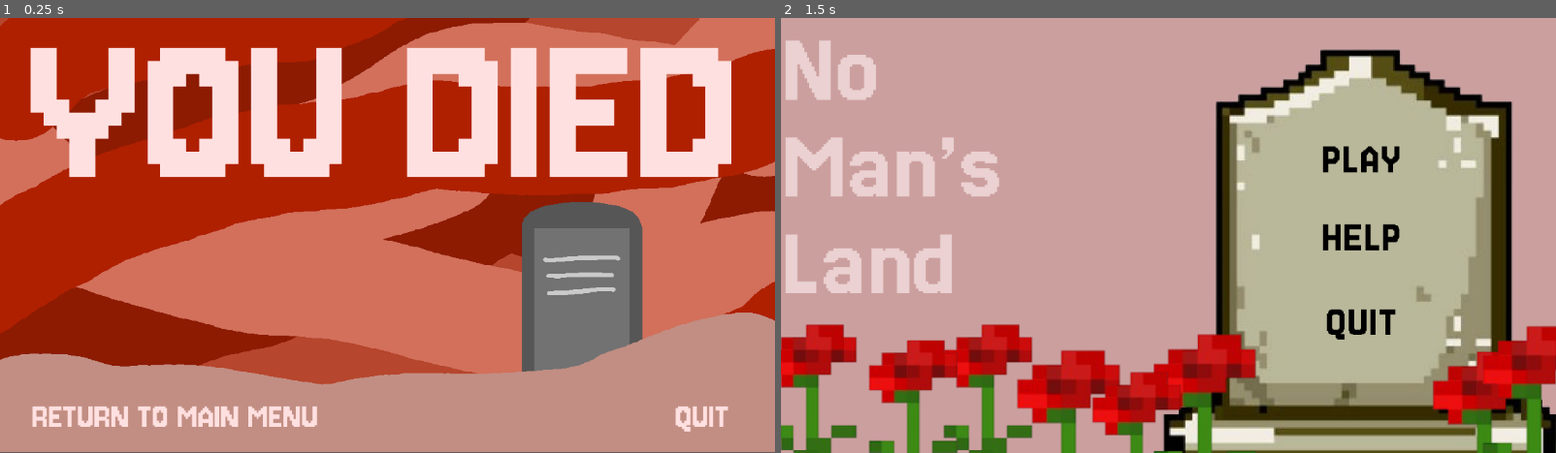
Above: before the commit, frames 1-2 (left to right).
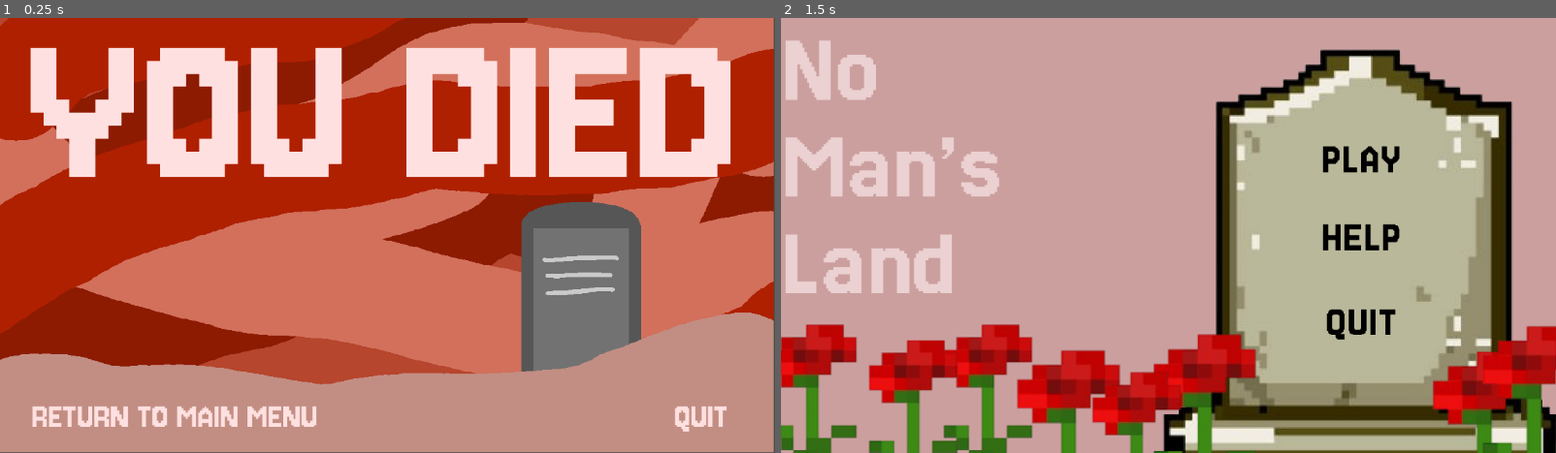
Above: after the commit, the same moments.

Repository: hstone-cell/Haden-Digitech-2026
Game: Godot game, scene res://death_sceen.tscn
Two runs of this game, one before a commit and one after it. Both use one fixed random seed, a clock stepped at 60 frames per second and the inputs below. This scene is started directly instead of the project's main scene.
Inputs (mouse positions are in pixels of both pictures, inside the frame that each line leads up to):
- Up to frame 1 (0.25 s): no input
- Up to frame 2 (1.5 s): tap Enter at 0.5 s; hold Right (ui_right) 0.53-1.25 s; tap Up (ui_up) at 0.77 s; click (959, 418) at 1.25 s

The runs differ from the first frame. In frame 1, 1.6% of the frame differs, in the area x 5-100%, y 0-100%; in frame 2, nothing differs.

Commit message:
Death screen and conventions

Diff:
--- a/no-man's-land/Scripts/player.gd
+++ b/no-man's-land/Scripts/player.gd
@@ -1,19 +1,18 @@
 class_name Player
 extends CharacterBody2D
-
 const SPEED = 300.0
 const JUMP_VELOCITY = -350.0
+const BASE_FIRING_DISTANCE: int = 550
+const BASE_HEALTH: int = 10
+const BASE_DAMAGE: int = 1
+const BASE_FIRE_RATE: float = 0.2
 var facing_direction = 1
-const base_health: int = 10
-var health: int = base_health
+var health: int = BASE_HEALTH
 var can_shoot = true
 var current_ammo: int = 0
 var current_damage: int = 1
 var has_pickup_weapon: bool = false
-const base_damage: int = 1
-const base_fire_rate: float = 0.2
 var current_firing_distance: int = 550
-const base_firing_distance: int = 550
 var current_weapon_id: String = ""
 var idle_animation: String = "torso-idle"
 var walking_animation: String = "torso-walking"
@@ -135,18 +134,18 @@
 		if current_ammo == 0:
 			has_pickup_weapon = false
 			current_weapon_id = ""
-			current_damage = base_damage
-			bullet_timer.wait_time = base_fire_rate
-			current_firing_distance = base_firing_distance
+			current_damage = BASE_DAMAGE
+			bullet_timer.wait_time = BASE_FIRE_RATE
+			current_firing_distance = BASE_FIRING_DISTANCE
 			_update_animation_names()
 
 func pickup_weapon(_id: String, stats: Dictionary) -> void:
 	has_pickup_weapon = true
 	current_weapon_id = _id
-	current_damage = stats.get("damage", base_damage)
+	current_damage = stats.get("damage", BASE_DAMAGE)
 	current_ammo = stats.get("ammo", 10)
-	bullet_timer.wait_time = stats.get("fire_rate", base_fire_rate)
-	current_firing_distance = stats.get("fire_distance", base_firing_distance)
+	bullet_timer.wait_time = stats.get("fire_rate", BASE_FIRE_RATE)
+	current_firing_distance = stats.get("fire_distance", BASE_FIRING_DISTANCE)
 	_update_animation_names()
 
 
@@ -163,5 +162,5 @@
 		torso.play(idle_animation)
 
 func heal(amount: int) -> void:
-	health = min(health + amount, base_health)
+	health = min(health + amount, BASE_HEALTH)
 	health_ui.value = health
--- a/no-man's-land/death_sceen.tscn
+++ b/no-man's-land/death_sceen.tscn
@@ -32,7 +32,7 @@
 
 [node name="TextureRect" type="TextureRect" parent="." unique_id=671782108]
 layout_mode = 0
-offset_right = 1152.0
+offset_right = 1150.2223
 offset_bottom = 647.0
 texture = ExtResource("1_rcfb4")
 expand_mode = 3
